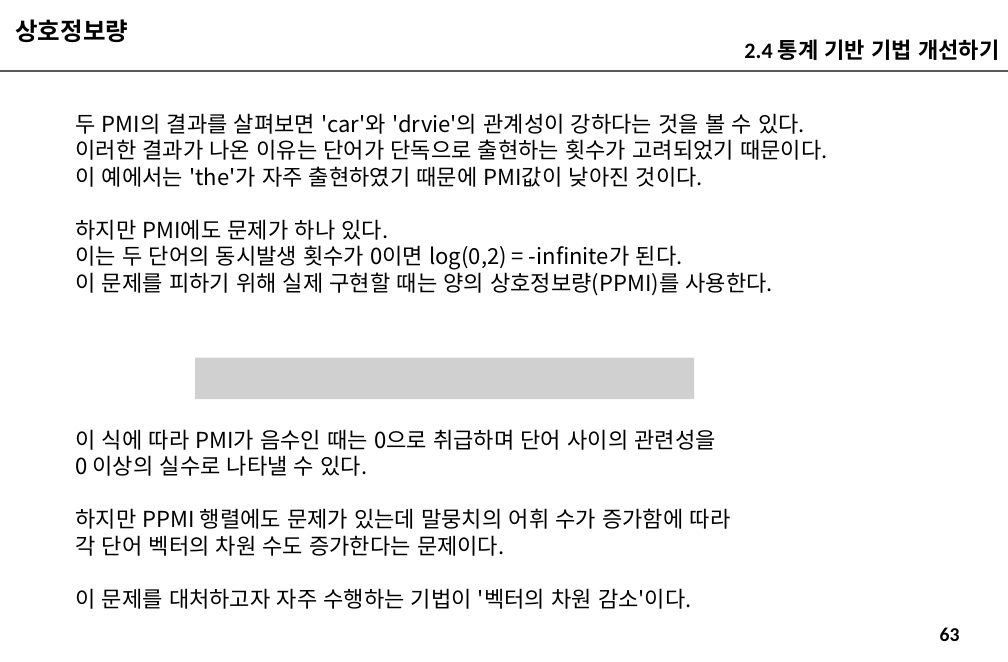
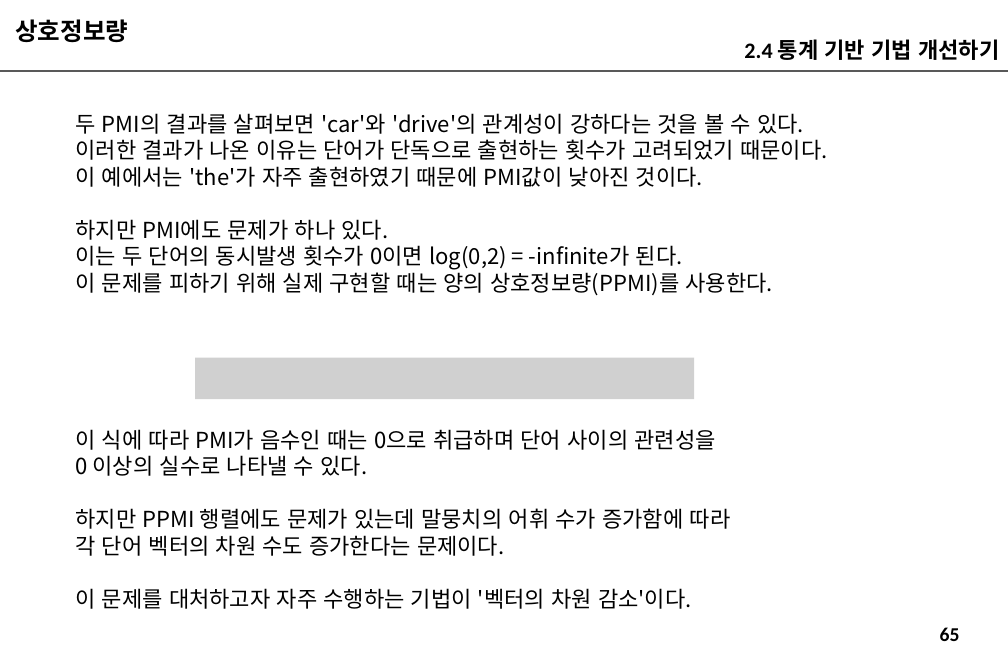
Before and after one commit to imguru-mooc/nlp_week, a slide deck: slide 65 of 인공지능_자연어처리_2_판서.pptx (slide 63 before the commit). Drawn at 1008x662 pixels with LibreOffice and Linux fonts; fonts in the diff are those of the drawing; grey boxes stand for pictures. Boxes give left, top, right and bottom in pixels: in the first picture for what was removed or moved away, otherwise in the second. Text is boxed around its words. In the diff, an @@ line names an element or a change of style, - is before the commit and + after.

```diff
--- a/인공지능_자연어처리_2_판서.pptx
+++ b/인공지능_자연어처리_2_판서.pptx
@@ text at (75, 113, 804, 134): text changed @@
-두 PMI의 결과를 살펴보면 'car'와 'drvie'의 관계성이 강하다는 것을 볼 수 있다.
+두 PMI의 결과를 살펴보면 'car'와 'drive'의 관계성이 강하다는 것을 볼 수 있다.
@@ page number at (940, 627, 960, 641): text changed @@
-63
+65
```
Also in this commit, not shown: 19 other slides changed, 10 slides added.
